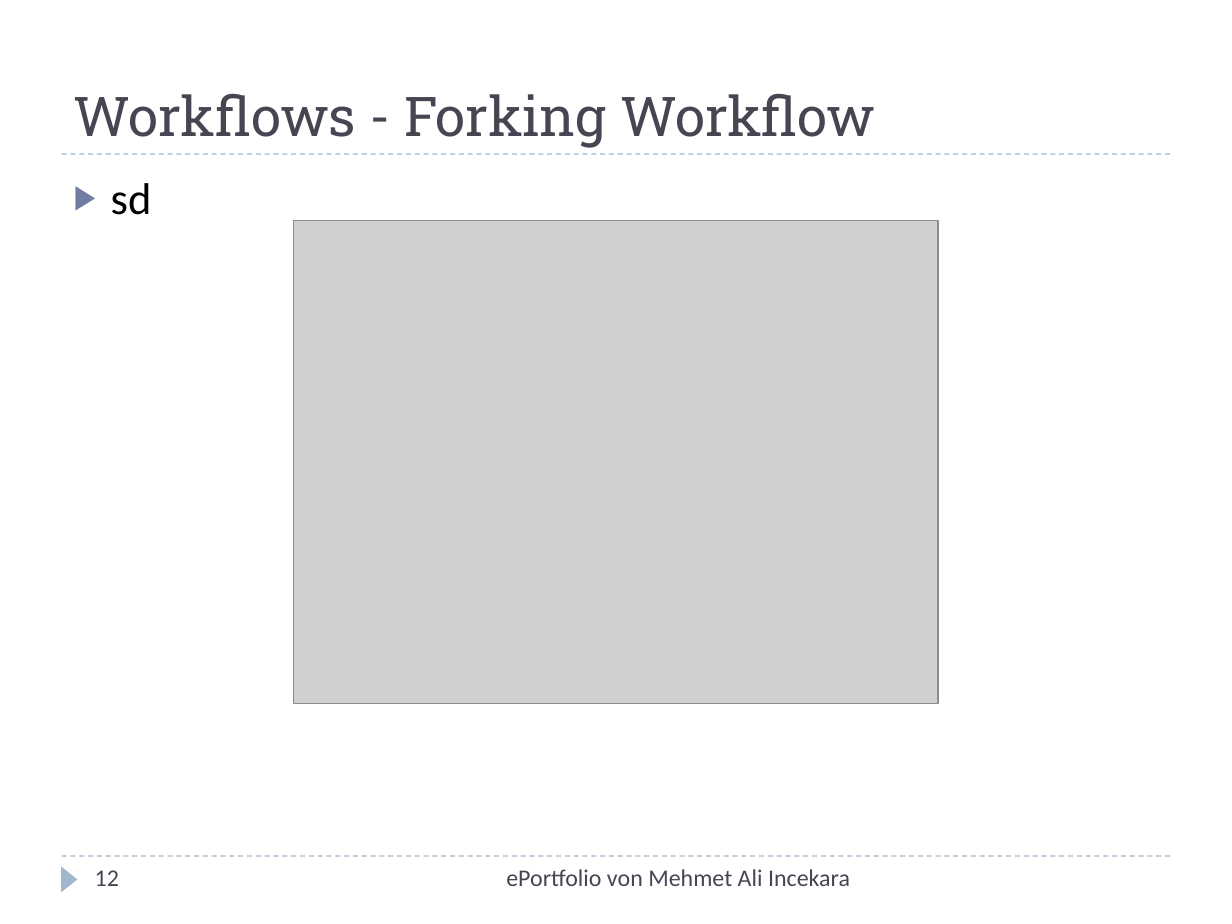
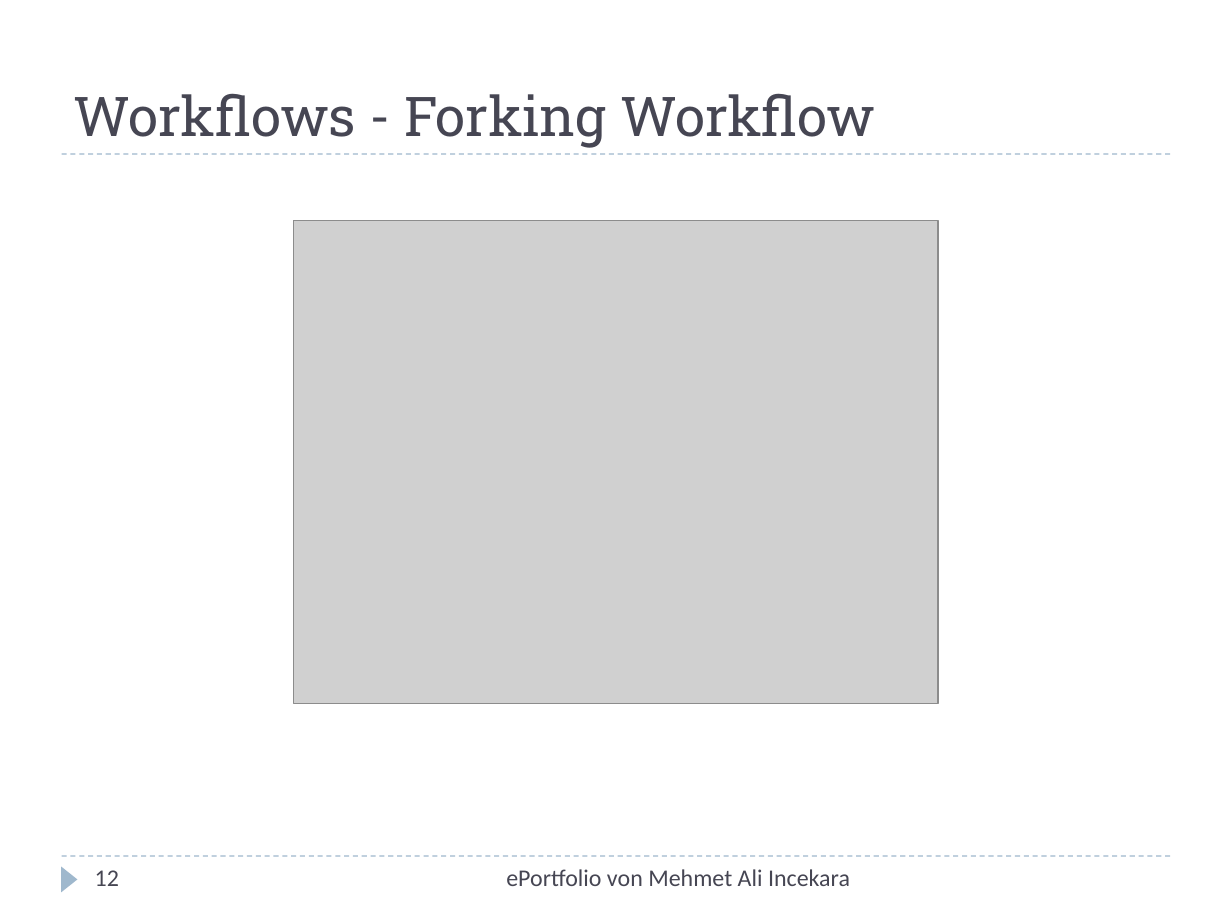
Before and after one commit to xnappy/ePortfolio, a slide deck: slide 12 of Git-und-GitHub.pptx. Drawn at 1232x924 pixels with LibreOffice and Linux fonts; fonts in the diff are those of the drawing; grey boxes stand for pictures. Boxes give left, top, right and bottom in pixels: in the first picture for what was removed or moved away, otherwise in the second. Text is boxed around its words. In the diff, an @@ line names an element or a change of style, - is before the commit and + after.

Commit message:
### Revision 001 - Version 1.3 of PPP ###

```diff
--- a/Git-und-GitHub.pptx
+++ b/Git-und-GitHub.pptx
@@ text removed at (111,183,152,215) @@
-▶ sd
```
Also in this commit, not shown: 1 other slide changed, 1 slide removed.
